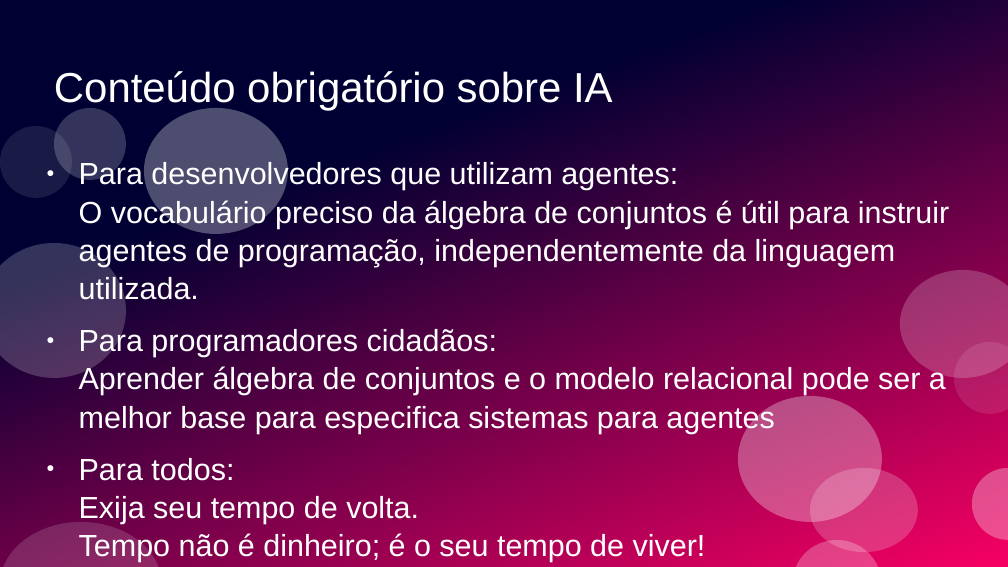
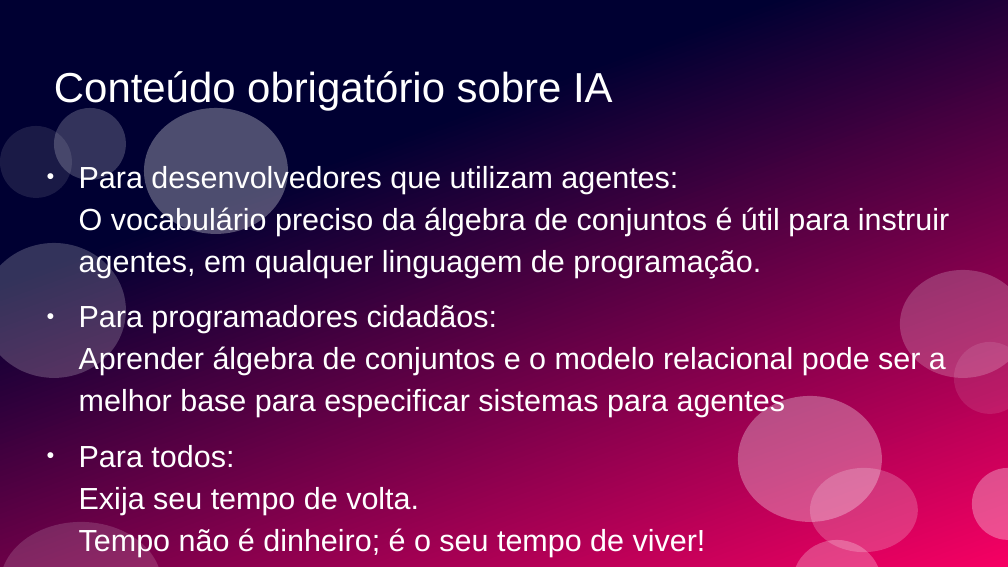
Before and after one commit to ramalho/sets-in-go, a slide deck: slide 106 of conj-em-go1_28.odp (slide 104 before the commit). Drawn at 1008x567 pixels with LibreOffice and Linux fonts; fonts in the diff are those of the drawing. Boxes give left, top, right and bottom in pixels: in the first picture for what was removed or moved away, otherwise in the second. Text is boxed around its words. In the diff, an @@ line names an element or a change of style, - is before the commit and + after.

```diff
--- a/conj-em-go1_28.odp
+++ b/conj-em-go1_28.odp
@@ text at (x1=79, y1=164, x2=949, y2=417): text changed @@
-● Para desenvolvedores que utilizam agentes:
-  O vocabulário preciso da álgebra de conjuntos é útil para instruir agentes de programação, independentemente da linguagem utilizada.
-● Para programadores cidadãos:
-  Aprender álgebra de conjuntos e o modelo relacional pode ser a melhor base para especifica sistemas para agentes
+● Para desenvolvedores que utilizam agentes:
+  O vocabulário preciso da álgebra de conjuntos é útil para instruir agentes, em qualquer linguagem de programação.
+● Para programadores cidadãos:
+  Aprender álgebra de conjuntos e o modelo relacional pode ser a melhor base para especificar sistemas para agentes
@@ text at (x1=79, y1=445, x2=706, y2=557): line spacing 1.05 to 1.15 @@
```
Also in this commit, not shown: 35 other slides changed, 5 slides added, 3 slides removed, 1 other file.
